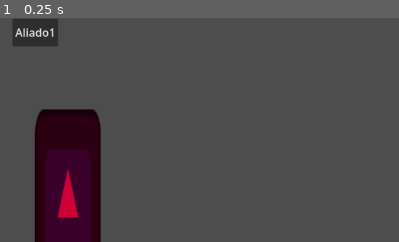
Above: before the commit, frame 1.
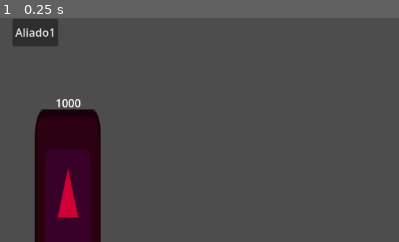
Above: after the commit, the same moment.

Repository: oliver-miguez/What-The-Crab
Game: Godot game, scene res://Demo/Escenas/Mapa/MapaDePrueba.tscn
Two runs of this game, one before a commit and one after it. Both use one fixed random seed, a clock stepped at 60 frames per second and the inputs below. The project has no main scene, so this scene is started directly. The engine's default icon, where the game draws it, is replaced by a stand-in: a white triangle on a blue panel in a dark square.
Inputs:
- Up to frame 1 (0.25 s): no input
The pictures show only the part of the screen within x 0-50%, y 0-50%; the shares and areas given below are measured in that part.

The runs differ from the first frame. In frame 1, 0.1% of the frame differs, in the area x 14-21%, y 36-41%.

Commit message:
Vida Base enemiga

Diff:
--- a/Demo/Escenas/Aliados/Aliado1.tscn
+++ b/Demo/Escenas/Aliados/Aliado1.tscn
@@ -9,7 +9,7 @@
 [sub_resource type="RectangleShape2D" id="RectangleShape2D_835e7"]
 size = Vector2(52, 52)
 
-[node name="Aliado1" type="CharacterBody2D" unique_id=1256920907]
+[node name="Aliado1" type="CharacterBody2D" unique_id=1256920907 groups=["Aliados"]]
 collision_layer = 2
 script = ExtResource("1_qrbtp")
 
--- a/Demo/Escenas/Bases/BaseEnemiga.tscn
+++ b/Demo/Escenas/Bases/BaseEnemiga.tscn
@@ -1,11 +1,13 @@
 [gd_scene format=3 uid="uid://bm1o33sslrm2y"]
 
 [ext_resource type="Texture2D" uid="uid://d4acfivp4y6ro" path="res://icon.svg" id="1_lsjuc"]
+[ext_resource type="Script" uid="uid://bip7skshk06bt" path="res://Demo/Scripts/Bases/BaseEnemiga/base_enemiga.gd" id="1_v74cg"]
 
 [sub_resource type="RectangleShape2D" id="RectangleShape2D_lsjuc"]
 size = Vector2(170, 269)
 
 [node name="BaseEnemiga" type="Node2D" unique_id=1489047851]
+script = ExtResource("1_v74cg")
 
 [node name="DiseñoBase" type="Sprite2D" parent="." unique_id=1646778588]
 modulate = Color(0.8065392, 0, 0.21309242, 1)
@@ -18,3 +20,13 @@
 [node name="CollisionShape2D" type="CollisionShape2D" parent="DeteccionAliados" unique_id=820850572]
 position = Vector2(-1, 124.5)
 shape = SubResource("RectangleShape2D_lsjuc")
+
+[node name="Vida" type="Label" parent="." unique_id=1305539335]
+offset_left = -20.0
+offset_top = -89.0
+offset_right = 20.0
+offset_bottom = -66.0
+text = "VIDA"
+
+[connection signal="body_entered" from="DeteccionAliados" to="." method="_on_deteccion_aliados_body_entered"]
+[connection signal="body_exited" from="DeteccionAliados" to="." method="_on_deteccion_aliados_body_exited"]
--- a/Demo/Scripts/Aliados/Aliado1/EstadosAliado1/atacar.gd
+++ b/Demo/Scripts/Aliados/Aliado1/EstadosAliado1/atacar.gd
@@ -2,17 +2,35 @@
 
 # Definir los estados a los que puede cambiar
 @export var estado_andar:State
-const RANGO_PERDIDA = 180.0 # Un poco más que el de ataque para evitar rebotes de estado
+const RANGO_PERDIDA = 180.0
+
+var tiempo_ultimo_ataque = 0.0
 
 func on_enter():
 	print("Estado: Atacando!")
-	# Aquí podrías poner: animation_player.play("attack")
+	# Reiniciar el cronómetro de ataque al entrar para atacar inmediatamente
+	tiempo_ultimo_ataque = father.intervalo_ataque
 
-func state_process(_delta: float) -> void:
-	# Aquí iría la lógica de daño a la base (temporizadores, animaciones, etc.)
-	# Como es una base estática, no necesitamos volver a caminar a menos que
-	# el objetivo cambie o sea destruido.
-	pass
+func state_process(delta: float) -> void:
+	# Lógica de daño periódico
+	tiempo_ultimo_ataque += delta
+
+	if tiempo_ultimo_ataque >= father.intervalo_ataque:
+		atacar_base()
+		tiempo_ultimo_ataque = 0.0
+
+	# Comprobar si la base aún existe
+	var base = GlobalPosicionSpawneo.base_enemiga_nodo
+	if not is_instance_valid(base):
+		next_state = estado_andar
+
+func atacar_base():
+	var base = GlobalPosicionSpawneo.base_enemiga_nodo
+	if is_instance_valid(base):
+		base.recibir_daño(father.daño)
+	else:
+		# Si la base ya no existe, volvemos a caminar (o lo que corresponda)
+		next_state = estado_andar
 
 func on_exit():
 	pass
--- a/Demo/Scripts/Aliados/Aliado1/aliado_1.gd
+++ b/Demo/Scripts/Aliados/Aliado1/aliado_1.gd
@@ -3,6 +3,9 @@
 
 const GRAVITY_VALUE = 980
 const SPEED_VALUE = 100
+
+@export var daño = 10
+@export var intervalo_ataque = 2.0 # Un golpe por segundo
 
 var posicion_base_enemiga
 
--- /dev/null
+++ b/Demo/Scripts/Bases/BaseEnemiga/base_enemiga.gd
@@ -0,0 +1,37 @@
+extends Node2D
+class_name BaseEnemiga
+
+@onready var vida: Label = $Vida
+
+@export var vida_maxima = 1000
+var vida_actual = 1000
+
+func _ready() -> void:
+	vida.text = str(vida_actual)
+	vida_actual = vida_maxima
+	# Registramos el nodo completo en el global para que los aliados puedan acceder a sus funciones
+	GlobalPosicionSpawneo.base_enemiga_nodo = self
+
+func _physics_process(_delta: float) -> void:
+	vida.text = str(vida_actual)
+
+
+func recibir_daño(cantidad: int):
+	vida_actual -= cantidad
+	print("Base Enemiga recibió ", cantidad, " de daño. Vida restante: ", vida_actual)
+
+	if vida_actual <= 0:
+		morir()
+
+func morir():
+	print("¡La base enemiga ha sido destruida!")
+	# Aquí podrías poner animaciones de explosión, cambiar de escena, etc.
+	queue_free()
+
+func _on_deteccion_aliados_body_entered(body: Node2D) -> void:
+	if body.is_in_group("Aliados"):
+		print("Un aliado está atacando la base")
+
+func _on_deteccion_aliados_body_exited(body: Node2D) -> void:
+	if body.is_in_group("Aliados"):
+		print("Un aliado ha dejado de atacar")
--- a/Demo/Scripts/Globales/GlobalPosicionSpawneo.gd
+++ b/Demo/Scripts/Globales/GlobalPosicionSpawneo.gd
@@ -2,3 +2,4 @@
 
 var posicion_spawneo
 var posicion_base_enemiga
+var base_enemiga_nodo: BaseEnemiga
--- a/project.godot
+++ b/project.godot
@@ -27,6 +27,10 @@
 "res://Scripts/": "red"
 }
 
+[global_group]
+
+Aliados="Todas las unidades aliadas disponibles"
+
 [layer_names]
 
 2d_physics/layer_1="Mapa"
Not shown, added: Demo/Scripts/Bases/BaseEnemiga/base_enemiga.gd.uid
